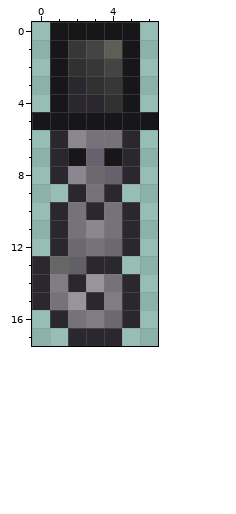
Pixel-art sprite: Assets/Textures/Content/Items/Placables/TophatSquirrelBanner.png. The first picture shows the starting point.
The file is 14x36 pixels, drawn in blocks of 2x2; one block is one cell here. Colours within 5 levels of each other are drawn and written as one.
Once edited:
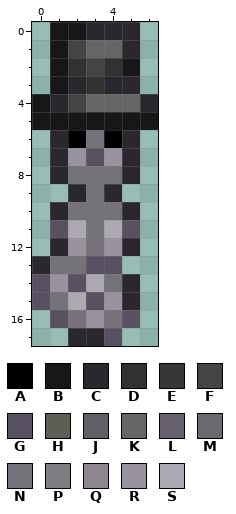
Palette (. is transparent): A #000000  B #17171a  C #2a272e  D #313132  E #373737  F #444444  G #575161  H #5e5e57  J #625f66  K #666666  L #66616c  M #6b686f  N #76727a  P #807c83  Q #8b8690  R #98939e  S #ada9b2
From the commit log: Added Cactus Mimic banner, resprited Tophat Squirrel Banner.
Edits made:
y 0: x 3..5 BBB -> CCC
y 1: x 2..5 EFHB -> FKKC
y 2: x 3..4 EF -> FD
y 3: x 4..5 EB -> CC
y 4: x 0..6 .BCCDB. -> BCFKKKC
y 6: x 2 Q -> A; x 4 N -> A
y 7: x 2..4 BLB -> RGR
y 8: x 2..4 QML -> NNN
y 10: x 3 C -> N
y 11: x 1..5 CNQNC -> GSNSG
y 12: x 2 M -> R; x 4 M -> R
y 13: x 1..4 KJCC -> NNGG
y 14: x 0..3 CPCR -> GRGS
y 15: x 0 C -> G; x 2..4 RCP -> SGR
y 16: x 1 C -> G; x 3..5 PMC -> RNG
y 17: x 4 C -> G
